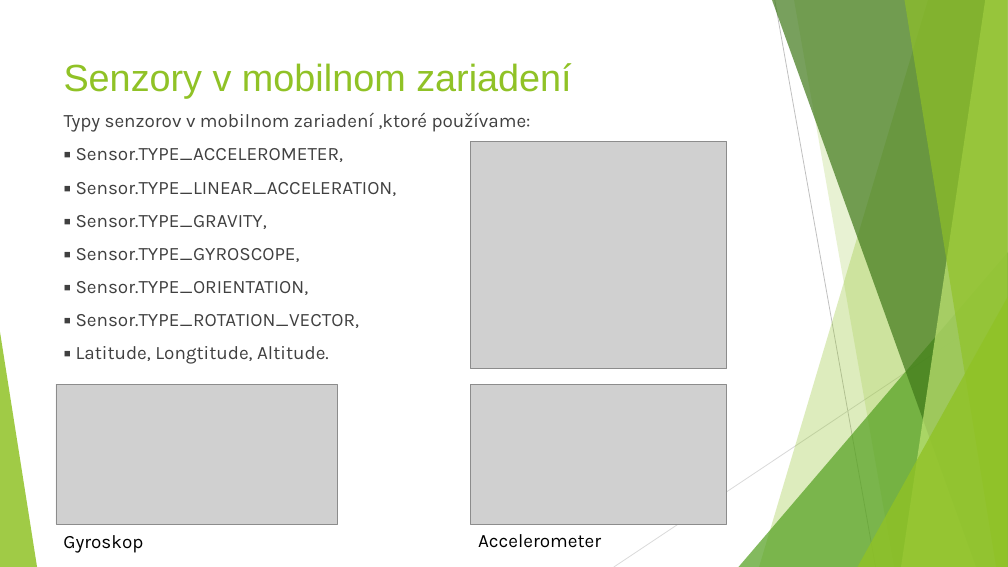
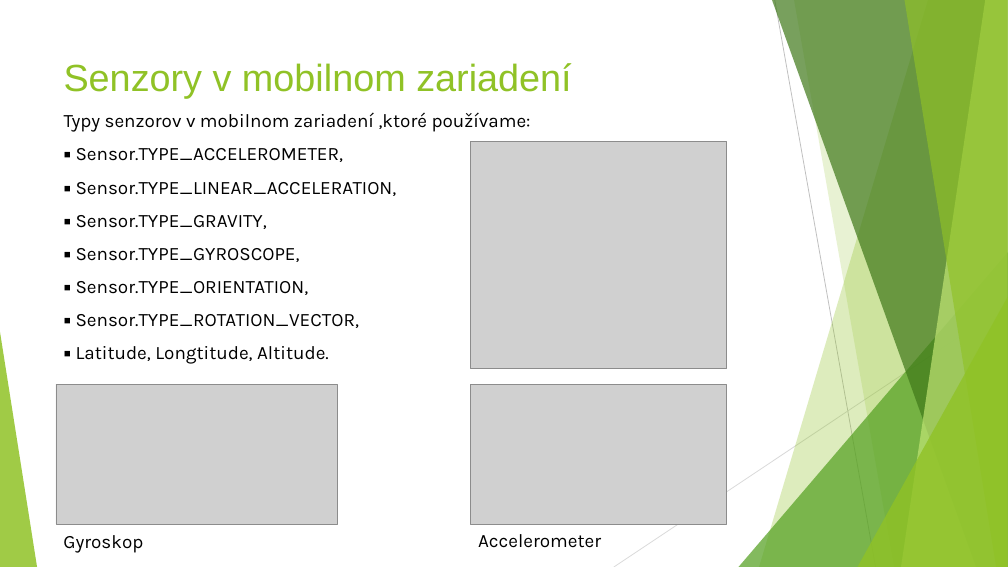
Before and after one commit to gameblaer/zaverecna_praca_bc, a slide deck: slide 5 of Prezentacia_Vrták_Martin.pptx. Drawn at 1008x567 pixels with LibreOffice and Linux fonts; fonts in the diff are those of the drawing; grey boxes stand for pictures. Boxes give left, top, right and bottom in pixels: in the first picture for what was removed or moved away, otherwise in the second. Text is boxed around its words. In the diff, an @@ line names an element or a change of style, - is before the commit and + after.

```diff
--- a/Prezentacia_Vrták_Martin.pptx
+++ b/Prezentacia_Vrták_Martin.pptx
@@ text "Typy senzorov v mobilnom zariadení ..." at <box>64,112,531,364</box>: text colour #404040 to #000000 @@
```
Also in this commit, not shown: 7 other slides changed.
